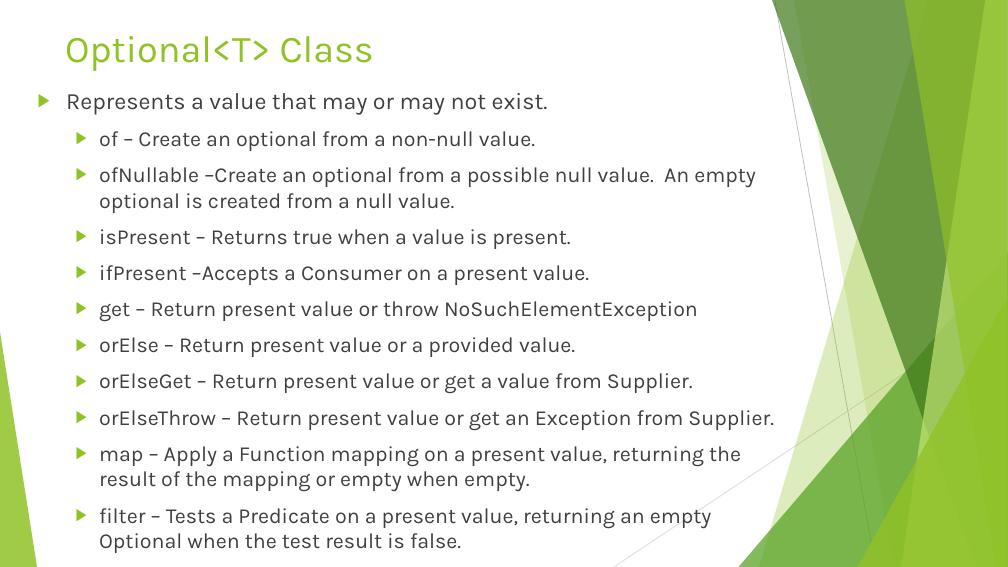
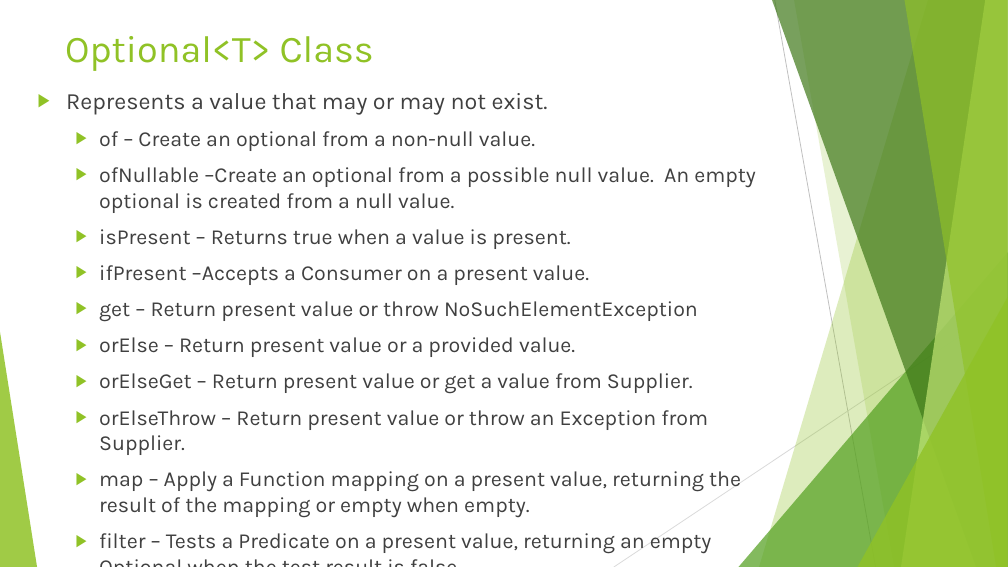
Before and after one commit to RichardRoda/2017-CodePaLOUsa-Lambda, a slide deck: slide 16 of Learning to Love the Lambda in the Stream.pptx (slide 15 before the commit). Drawn at 1008x567 pixels with LibreOffice and Linux fonts; fonts in the diff are those of the drawing. Boxes give left, top, right and bottom in pixels: in the first picture for what was removed or moved away, otherwise in the second. Text is boxed around its words. In the diff, an @@ line names an element or a change of style, - is before the commit and + after.

Commit message:
Add inner class vs lambda slide.  Add example showing that a per-object property getter is a pure commutative function.

```diff
--- a/Learning to Love the Lambda in the Stream.pptx
+++ b/Learning to Love the Lambda in the Stream.pptx
@@ text at box(99, 410, 708, 455): text changed @@
-  ▶ orElseThrow – Return present value or get an Exception from Supplier.
+  ▶ orElseThrow – Return present value or throw an Exception from Supplier.
```
Also in this commit, not shown: 5 other slides changed, 1 slide added.
